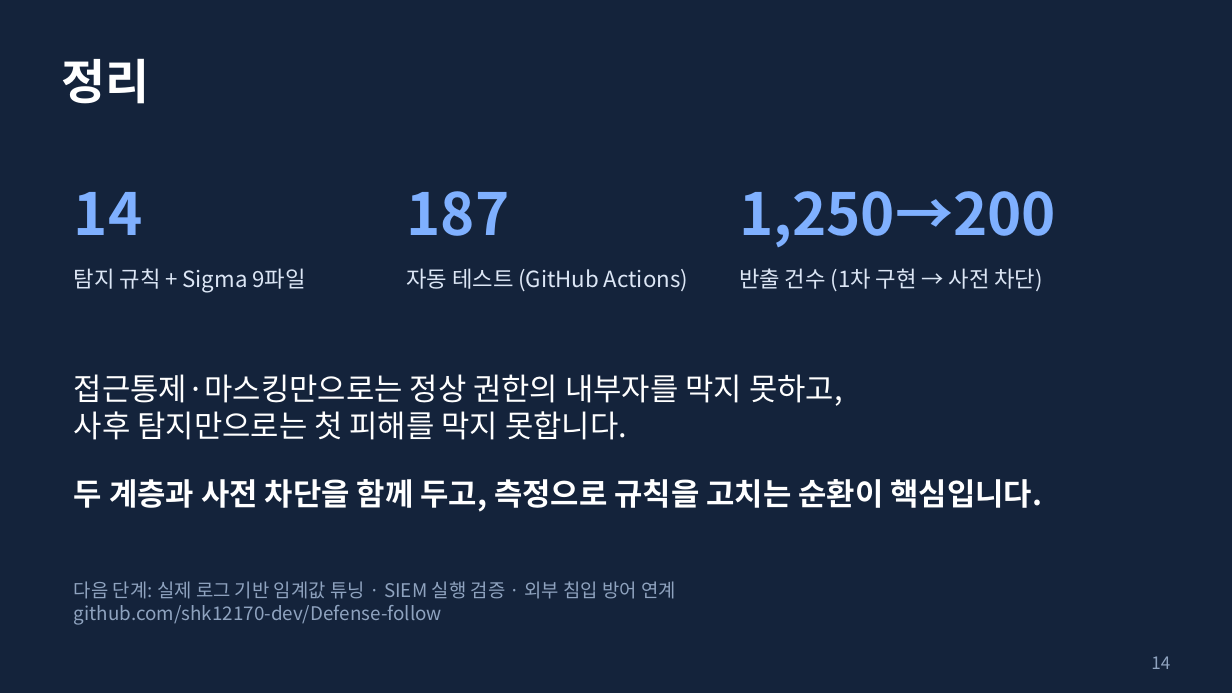
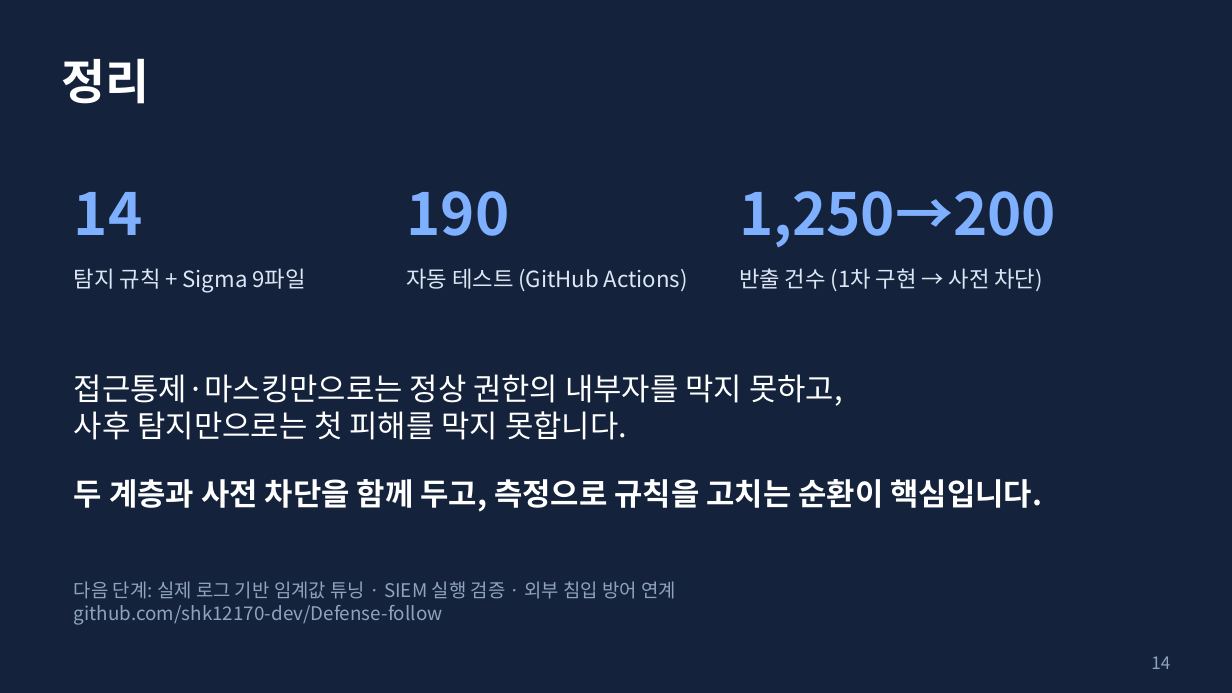
Before and after one commit to shk12170-dev/Defense-follow, a slide deck: slide 14 of docs/presentation.pptx. Drawn at 1232x693 pixels with LibreOffice and Linux fonts; fonts in the diff are those of the drawing. Boxes give left, top, right and bottom in pixels: in the first picture for what was removed or moved away, otherwise in the second. Text is boxed around its words. In the diff, an @@ line names an element or a change of style, - is before the commit and + after.

```diff
--- a/docs/presentation.pptx
+++ b/docs/presentation.pptx
@@ text at (x1=407, y1=191, x2=510, y2=236): text changed @@
-187
+190
```
Also in this commit, not shown: 2 other slides changed, 12 other files.
